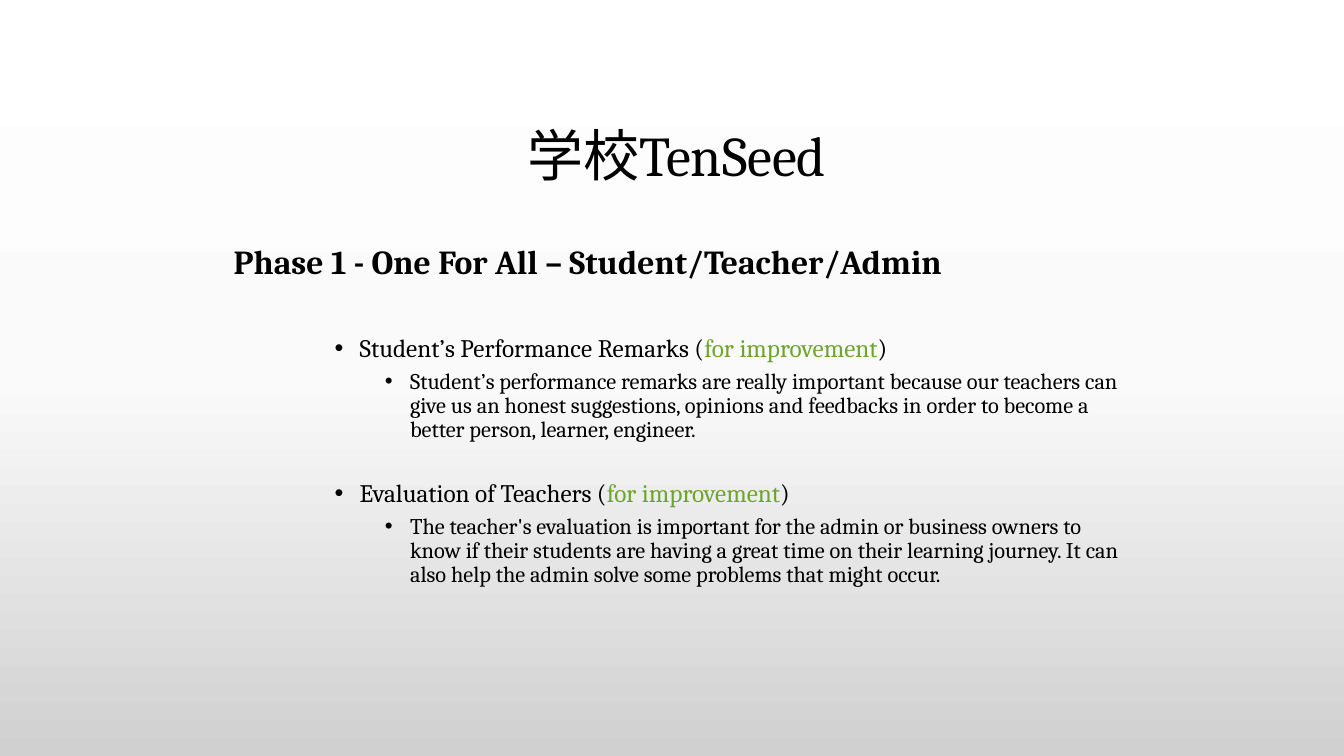
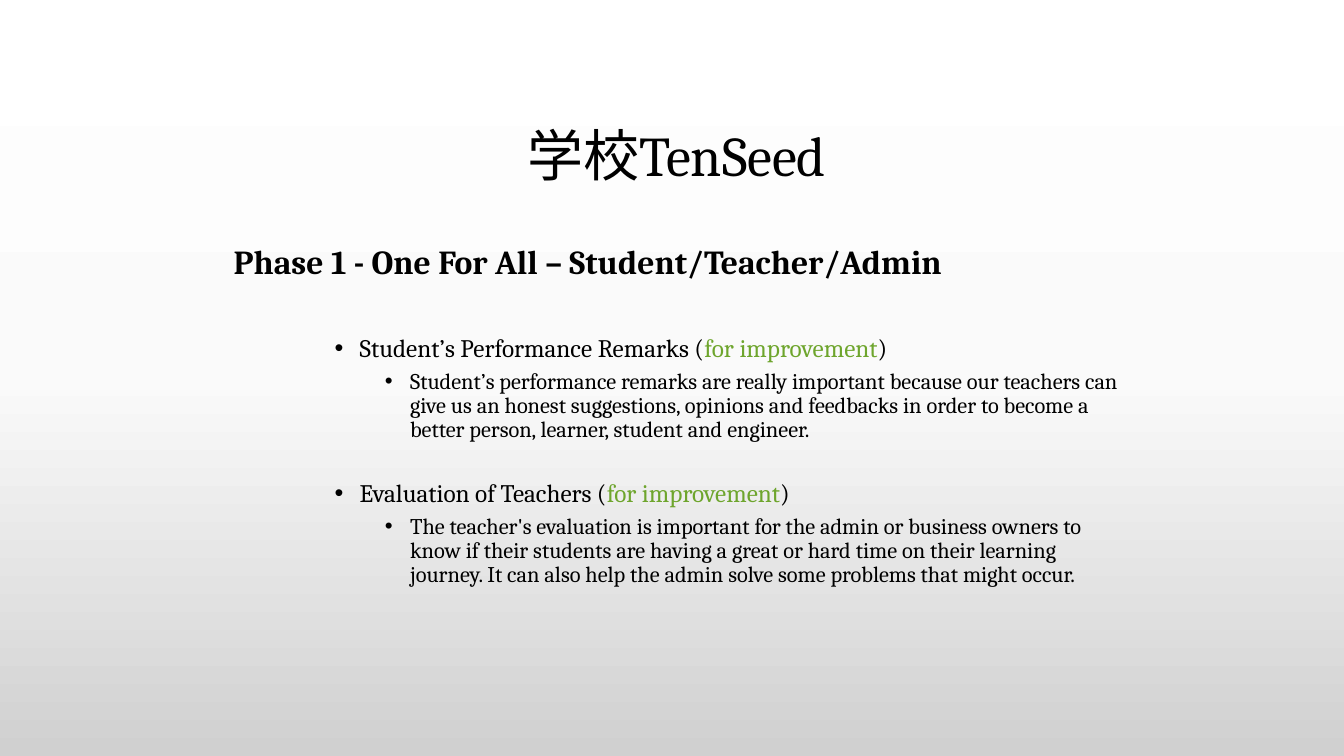
Before and after one commit to madalpaca25/GakuTenSeed, a slide deck: slide 11 of 学校TenSeed.pptx. Drawn at 1344x756 pixels with LibreOffice and Linux fonts; fonts in the diff are those of the drawing; background and template pictures are left out. Boxes give left, top, right and bottom in pixels: in the first picture for what was removed or moved away, otherwise in the second. Text is boxed around its words. In the diff, an @@ line names an element or a change of style, - is before the commit and + after.

```diff
--- a/学校TenSeed.pptx
+++ b/学校TenSeed.pptx
@@ text at [410,373,1117,442]: text changed @@
-      • Student’s performance remarks are really important because our teachers can give us an honest suggestions, opinions and feedbacks in order to become a better person, learner, engineer.
+      • Student’s performance remarks are really important because our teachers can give us an honest suggestions, opinions and feedbacks in order to become a better person, learner, student and engineer.
@@ text at [410,518,1081,587]: text changed @@
-      • The teacher's evaluation is important for the admin or business owners to know if their students are having a great time on their learning journey. It can also help the admin solve some problems that might occur.
+      • The teacher's evaluation is important for the admin or business owners to know if their students are having a great or hard time on their learning journey. It can also help the admin solve some problems that might occur.
```
Also in this commit, not shown: 6 other slides changed.
